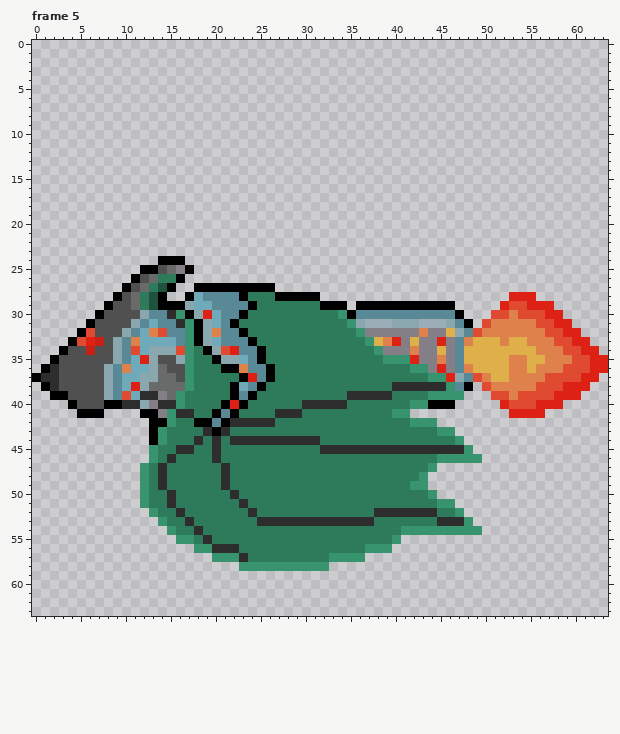
Two states of a pixel-art file, Art Archive/modifier_bat.aseprite. This is how it looked before the edit.
64x64 pixels, 6 frames. Shown: frame 5. The commit also changed other frames, which this record leaves out.
The same view after the edit:
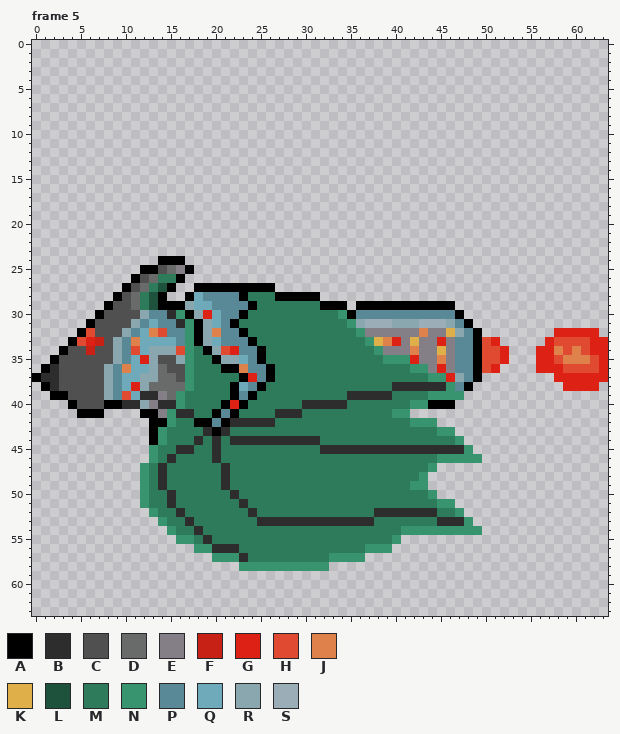
Palette (. is transparent): A #000000  B #2d2d2d  C #505050  D #696a6a  E #847e87  F #c72014  G #dd2115  H #df4a30  J #df814a  K #dfaf4a  L #1e523c  M #2d7b5b  N #37946e  P #598996  Q #6eaaba  R #8aa6ae  S #9badb7
Diff:
Frame 5, layer "engines/flame":
Colour H gives way to colour A in row 32 at x 49; in row 37 at x 49.
Colour K gives way to colour A in rows 33 to 36 at x 49.
The edit adds colour G in row 32 at x 61 to 62; in row 33 at x 62 to 63; in row 34 at x 63; in row 37 at x 63; in row 38 at x 62.
Colour H gives way to colour G in row 32 at x 58; in row 37 at x 58 to 60.
Colour J gives way to colour G in row 33 at x 57; in row 34 at x 56 to 57; in row 35 at x 57; in row 36 at x 56 to 58.
Colour K gives way to colour G in row 33 at x 51; in row 34 at x 52; in row 35 at x 52 and 56; in row 36 at x 51.
Colour G gives way to colour H in row 33 at x 60 to 61; in row 34 at x 61; in rows 35 to 36 at x 62.
Colour J gives way to colour H in row 35 at x 58.
Colour K gives way to colour H in row 33 at x 50; in rows 34 to 35 at x 50 to 51; in row 36 at x 50.
Colour H gives way to colour J in row 34 at x 60; in row 35 at x 60 to 61.
Colour J gives way to colour P in row 33 at x 48; in row 36 at x 48.
Colour K gives way to colour P in rows 34 to 35 at x 48.
Colour G is removed in row 28 at x 53 to 55; in row 29 at x 52 and 55 to 57; in row 30 at x 57 to 58; in row 31 at x 58 to 59; in row 39 at x 58 to 60; in row 40 at x 52 and 56 to 58.
Colour G is removed in row 41 at x 53 to 56.
Colour H is removed in row 29 at x 53 to 54; in row 30 at x 51 to 52 and 54 to 56; in row 31 at x 50 and 56 to 57; in row 32 at x 57; in row 37 at x 57; in row 38 at x 50 and 56 to 58.
Colour H is removed in row 39 at x 51 to 52 and 54 to 57; in row 40 at x 53 to 55.
Colour J is removed in row 30 at x 53; in row 31 at x 51 to 55; in row 32 at x 50 to 56; in row 33 at x 52 and 55 to 56; in rows 35 to 36 at x 53 to 54; in row 37 at x 50 and 53 to 56.
Colour J is removed in row 38 at x 51 to 55; in row 39 at x 53.
Colour K is removed in row 33 at x 53 to 54; in row 34 at x 53 to 55; in row 35 at x 55; in row 36 at x 52 and 55; in row 37 at x 51 to 52.
Boxes around the changes in both pictures, in picture pixels (x1, y1, x2, y2):
changed: (464, 292, 608, 418)
